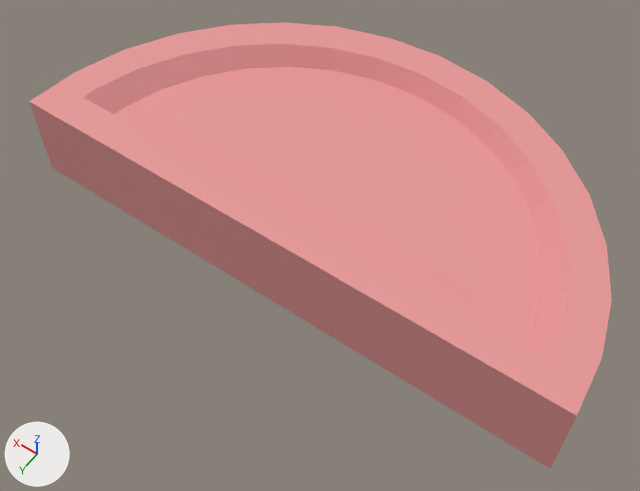
The glTF model Systems Offline/systems-offline/src/3d/Assets/General reuseable assets/Keypad/Key no 0.glb: old version first, new version second.
One viewpoint serves both versions: a 50 mm lens placed at (-0.18, 0.205, 0.419), pointed at (-0.001, -0.044, 0.027). Arrows for +X, +Y and +Z are at lower left; the lights stay in place. The older version comes first. Where no turn or scale is listed for an object, it has been applied to the vertices. Vertices at exactly the same position are counted once.

Before the edit, the objects in view are built like this:
```python
mat_material = principled_material('Material')
mat_material.base_color = (0.8, 0.314, 0.309)  # pink #e79897
me_circle_003 = bpy.data.meshes.new('Circle.003')
me_circle_003.from_pydata(...)  # 76 vertices, 148 faces; spans x -0.166..0.166, y -0.166..0.0, z 0.0..0.054
me_circle_003.materials.append(mat_material)  # pink #e79897
ob_key_no_0 = bpy.data.objects.new('key no 0', me_circle_003)
ob_key_no_0.location = (0.0, 0.0, 0.0249)
```
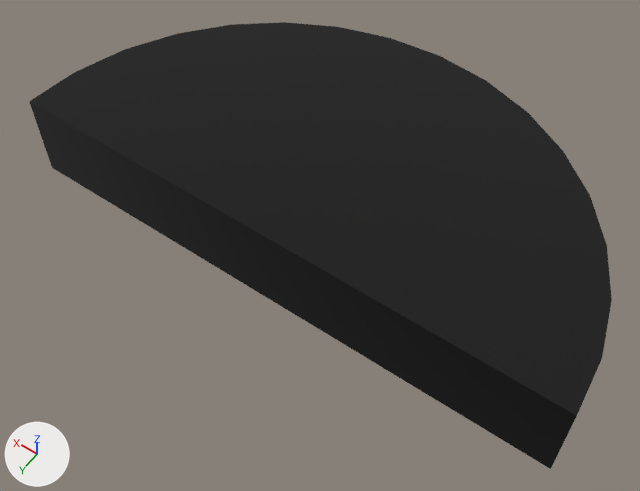
Boxes [x1, y1, x2, y2] around the edits, measured in the pictures (640 x 491 px):
'key no 0', recoloured, reshaped (pink to black)
    both: [29, 22, 612, 469]
part 1 of me_circle_003, built on
    both: [29, 22, 612, 416]

What changed in the scene script:
```text
Change mat_material:
    mat_material.base_color: (0.8, 0.314, 0.309) -> (0.0, 0.0, 0.0)  # pink #e79897 -> black #000000
Change me_circle_003:
    used by ob_key_no_0; location = (0.0, 0.0, 0.0249)
    remove me_circle_003.from_pydata(...)  # 76 vertices, 148 faces; spans x -0.166..0.166, y -0.166..0.0, z 0.0..0.054
    add me_circle_003.from_pydata(...)  # 38 vertices, 72 faces; spans x -0.166..0.166, y -0.166..0.0, z 0.0..0.054
    me_circle_003 part 1
    38 vertices are removed from x -0.144..0.144, y -0.146..-0.02, z 0.043..0.054
    93 faces are deleted
    17 new faces join them
```
